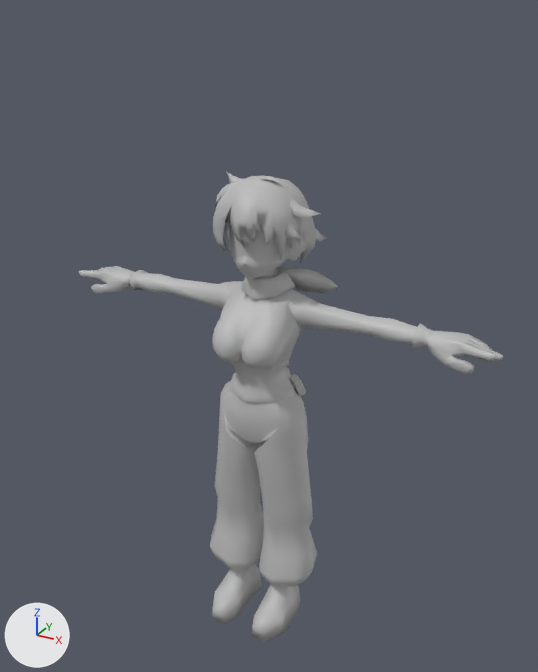
Two versions of the FBX model HEX navigation/Assets/Resources/pl3/tankenka_taiki.fbx, one commit apart.
The view is the same before and after, from a 50 mm camera at (0.637, -1.148, 1.207) aimed at (-0.007, 0.023, 0.621). Arrows for +X, +Y and +Z are at lower left; the lights stay in place. Where no turn or scale is listed for an object, it has been applied to the vertices.

In view in the first picture: 'sotai_FB10:polySurface8'.
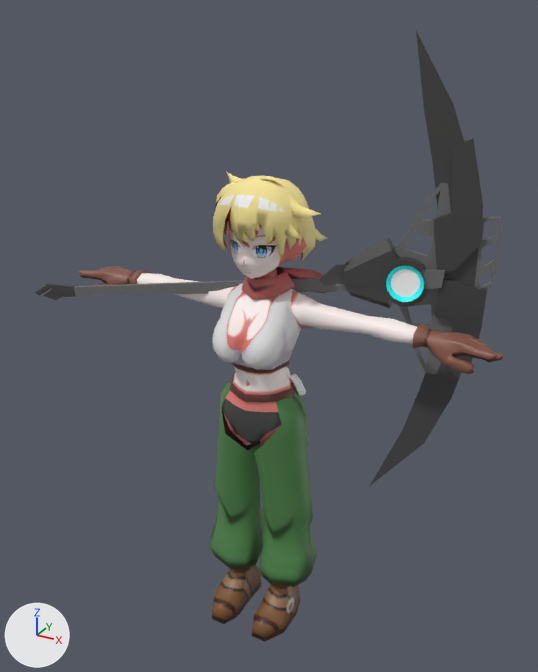
Pixel boxes [x1, y1, x2, y2] of what changed, in the pictures (538 x 672 px):
'pPlane7', added (black)
    after: [35, 31, 502, 486]
    faces in mat_tankenka_hirou_weapom2_lambert4 (black #404040): [35, 31, 487, 486]
    faces in mat_tankenka_hirou_weapom2_lambert3 (dark grey #6c6c6c): [74, 183, 502, 374]
    faces in mat_tankenka_hirou_weapom2_lambert5 (white #ffffff): [391, 269, 420, 297]
    faces in mat_tankenka_hirou_weapom2_lambert6 (cyan #00ffff): [386, 266, 424, 302]
    faces in mat_tankenka_hirou_weapom2_lambert7 (dark grey #5b5b5b): [319, 263, 345, 285]
'polySurface24', added
    after: [137, 229, 417, 446]
'hair1', added (yellow)
    after: [213, 172, 328, 263]
'polySurface34', added
    after: [228, 208, 280, 279]
'polySurface31', added (pink)
    after: [225, 391, 278, 412]
'polySurface23', added
    after: [286, 367, 306, 396]
part 1 of me_mesh, deleted
    before: [213, 172, 328, 396]
part 2 of me_mesh, cut back
    before: [137, 208, 417, 484]
    after: [217, 386, 308, 484]
part 3 of me_mesh, recoloured
    both: [79, 266, 503, 642]

The change, as a list of edits to the scene's bpy script:
```text
Add mat_lambert29:
    mat_lambert29 = principled_material('lambert29')
    mat_lambert29.texture = img_wear2_png  # with its transparency
Change me_mesh:
    remove me_mesh.from_pydata(...)  # 2139 vertices, 2586 faces; spans x -0.442..0.442, y -0.127..0.122, z 0.0..0.943
    add me_mesh.from_pydata(...)  # 1150 vertices, 1350 faces; spans x -0.442..0.442, y -0.127..0.088, z 0.0..0.768
    me_mesh part 1: 15 loose pieces with 754 vertices, spanning x -0.116..0.115, y -0.099..0.122, z 0.507..0.943, are deleted
    me_mesh part 2
    251 vertices are removed from x -0.249..0.249, y -0.099..0.058, z 0.563..0.925
    436 faces are deleted
    16 vertices are added at x -0.073..0.073, y -0.09..0.042, z 0.399..0.488
    38 new faces join them
    me_mesh part 3: 1312 faces spanning x -0.442..0.442, y -0.127..0.088, z 0.0..0.768 switch from mat_sotai_fb10_lambert23 (grey #bcbcbc) to mat_lambert29 (picture img_wear2_png)
Add ob_polysurface24:
    ob_polysurface24 = bpy.data.objects.new('polySurface24', me_mesh_001)  # 310 vertices, 296 faces; spans x -0.293..0.293, y -0.109..0.058, z 0.4..0.925; in mat_lambert28 (picture img_skin2_png)
    ob_polysurface24.location = (0.0, 0.0, 0.0)
Add ob_polysurface23:
    ob_polysurface23 = bpy.data.objects.new('polySurface23', me_mesh_005)  # 168 vertices, 162 faces; spans x -0.079..0.079, y -0.002..0.058, z 0.507..0.553; in mat_lambert23 (its picture is missing)
    ob_polysurface23.location = (0.0, 0.0, 0.0)
Add ob_pplane7:
    ob_pplane7 = bpy.data.objects.new('pPlane7', me_mesh_007)  # 444 vertices, 456 faces; spans x -0.45..0.434, y -0.109..0.115, z -0.375..0.465; in mat_tankenka_hirou_weapom2_lambert3 (dark grey #6c6c6c), mat_tankenka_hirou_weapom2_lambert4 (black #404040), mat_tankenka_hirou_weapom2_lambert7 (dark grey #5b5b5b), mat_tankenka_hirou_weapom2_lambert5 (white #ffffff), mat_tankenka_hirou_weapom2_lambert6 (cyan #00ffff)
    ob_pplane7.location = (-0.04, 0.001, 0.711)
Add ob_polysurface31:
    ob_polysurface31 = bpy.data.objects.new('polySurface31', me_mesh_004)  # 10 vertices, 4 faces; spans x -0.0587..0.0587, y -0.0842..-0.0545, z 0.51..0.5286; in mat_lambert28 (picture img_skin2_png)
    ob_polysurface31.location = (0.0, 0.0, 0.0)
Add ob_hair1:
    ob_hair1 = bpy.data.objects.new('hair1', me_mesh_1)  # 586 vertices, 676 faces; spans x -0.116..0.115, y -0.099..0.122, z 0.763..0.943; in mat_blinn6 (picture img_hair1_jpg)
    ob_hair1.location = (0.0, 0.0, 0.0)
Add ob_polysurface34:
    ob_polysurface34 = bpy.data.objects.new('polySurface34', me_mesh_002)  # 77 vertices, 92 faces; spans x -0.0547..0.0547, y -0.0828..-0.035, z 0.765..0.9149; in mat_lambert27 (picture img_face_jpg)
    ob_polysurface34.location = (0.0, 0.0, 0.0)
```
